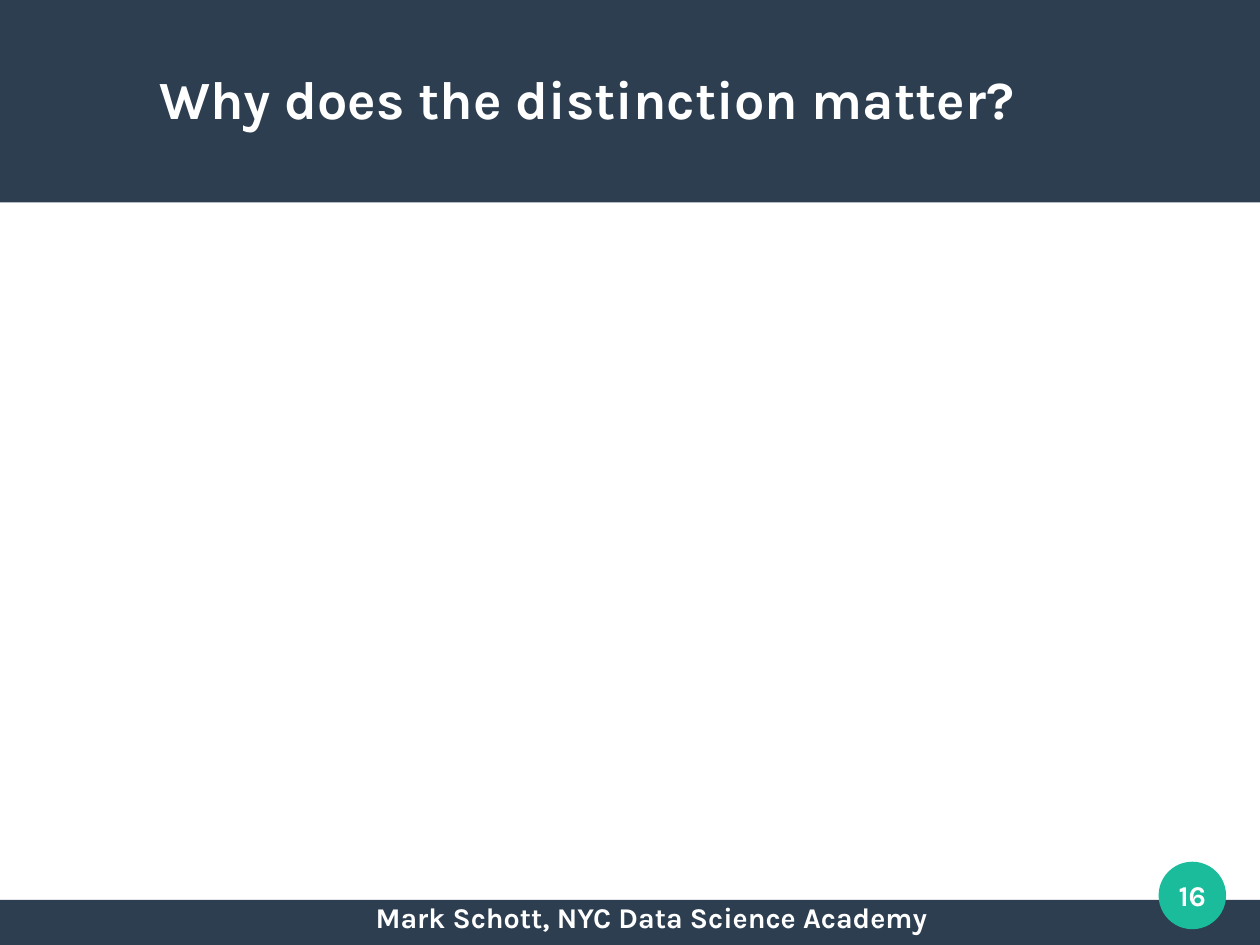
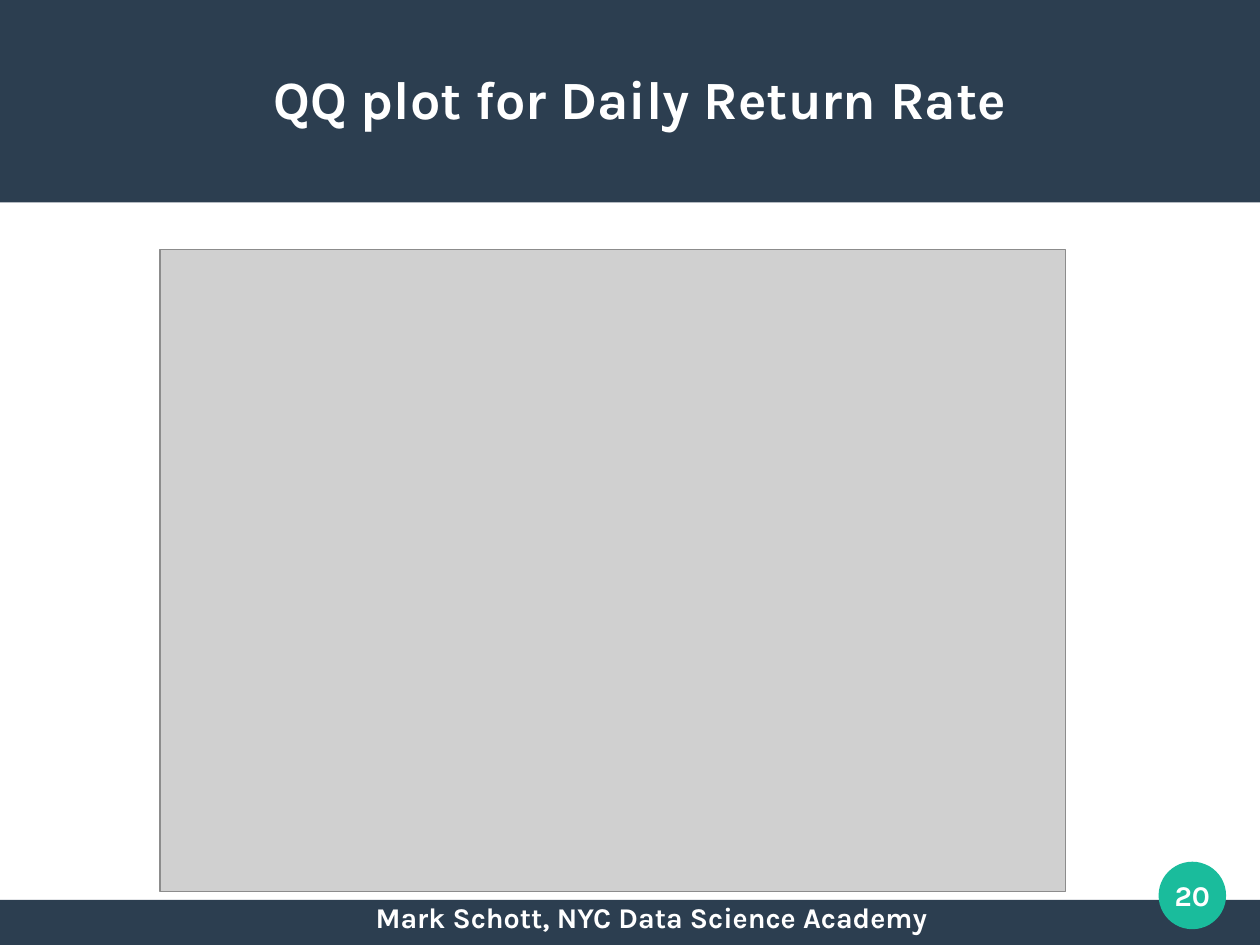
Before and after one commit to nycdatasci/bootcamp009_project, a slide deck: slide 20 of Project2-WebScraping/markschott/bitcoin/presentation/project2_mark_schott_prez.odp (slide 16 before the commit). Drawn at 1260x945 pixels with LibreOffice and Linux fonts; fonts in the diff are those of the drawing; grey boxes stand for pictures. Boxes give left, top, right and bottom in pixels: in the first picture for what was removed or moved away, otherwise in the second. Text is boxed around its words. In the diff, an @@ line names an element or a change of style, - is before the commit and + after.

```diff
--- a/Project2-WebScraping/markschott/bitcoin/presentation/project2_mark_schott_prez.odp
+++ b/Project2-WebScraping/markschott/bitcoin/presentation/project2_mark_schott_prez.odp
@@ title at [274,80,1006,132]: text changed @@
-Why does the distinction matter?
+QQ plot for Daily Return Rate
@@ picture added at [160,250,1066,892] @@
@@ page number at [1175,887,1210,907]: text changed @@
-16
+20
```
Also in this commit, not shown: 11 other slides changed, 3 slides added, 1 slide removed, 45 other files.
